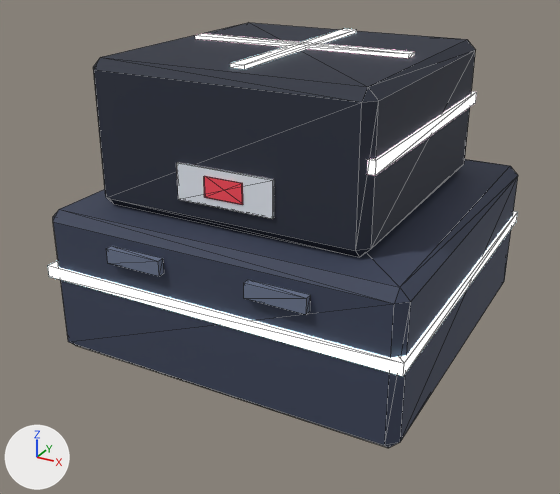
The glTF model foxspy/models/kit-tokyo-crate.glb as it was, and as the next commit left it.
Camera for both pictures: a 50 mm lens placed at (1.43, -2.8, 1.71), pointed at (-0.03, -0.13, 0.38). The lights are fixed; the arrows at lower left show +X, +Y and +Z. The picture after the commit comes second. Mesh edges are drawn as thin lines. Vertices at exactly the same position are counted once.

In view in the first picture: 'kit-tokyo-crate'.
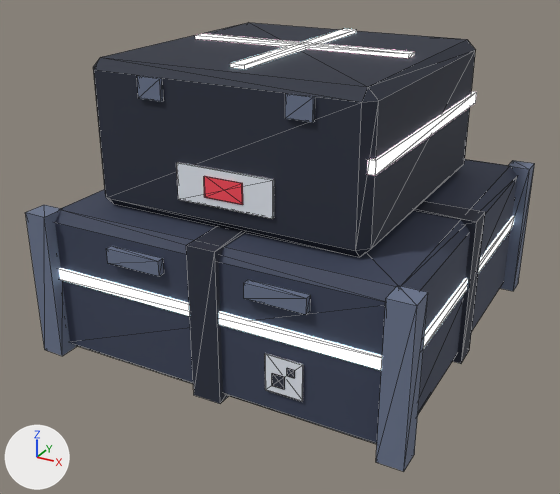
Where the change shows, as pixel boxes [x1, y1, x2, y2] in the pictures (560 x 494 px):
'kit-tokyo-crate', reshaped (8% wider)
    before: [48, 23, 518, 448]
    after: [25, 23, 535, 472]
part 1 of me_kit_tokyo_crate, added
    after: [413, 201, 485, 364]
part 2 of me_kit_tokyo_crate, added
    after: [186, 226, 246, 404]
part 3 of me_kit_tokyo_crate, added (blue)
    after: [25, 205, 77, 356]
part 4 of me_kit_tokyo_crate, added (blue)
    after: [137, 75, 163, 101]
part 5 of me_kit_tokyo_crate, added (blue)
    after: [376, 285, 428, 472]
part 6 of me_kit_tokyo_crate, added (blue)
    after: [500, 160, 535, 291]
part 7 of me_kit_tokyo_crate, added (blue)
    after: [285, 93, 315, 122]
part 8 of me_kit_tokyo_crate, added
    after: [265, 353, 303, 401]
part 9 of me_kit_tokyo_crate, added
    after: [272, 373, 285, 389]
part 10 of me_kit_tokyo_crate, added
    after: [287, 368, 295, 378]

The edits, one by one:
me_kit_tokyo_crate is used by ob_kit_tokyo_crate; location (0.0, 0.0, 0.0).
me_kit_tokyo_crate had 112 vertices, 184 faces and spanned x -0.76..0.76, y -0.78..0.76, z 0.0..1.22.
me_kit_tokyo_crate now has 200 vertices, 316 faces and spans x -0.8..0.8, y -0.8..0.8, z 0.0..1.22.
me_kit_tokyo_crate part 1: a new loose piece, a box spanning x -0.77..0.77, y -0.06..0.06, z 0.0..0.62, in mat_main.
me_kit_tokyo_crate part 2: a new loose piece, a box spanning x -0.06..0.06, y -0.77..0.77, z 0.0..0.62, in mat_main.
me_kit_tokyo_crate part 3: a new loose piece, a box spanning x -0.8..-0.7, y -0.8..-0.7, z 0.0..0.62, in mat_main.
me_kit_tokyo_crate part 4: a new loose piece, a box spanning x -0.35..-0.25, y -0.615..-0.6, z 1.08..1.16, in mat_main.
me_kit_tokyo_crate part 5: a new loose piece, a box spanning x 0.7..0.8, y -0.8..-0.7, z 0.0..0.62, in mat_main.
me_kit_tokyo_crate part 6: a new loose piece, a box spanning x 0.7..0.8, y 0.7..0.8, z 0.0..0.62, in mat_main.
me_kit_tokyo_crate part 7: a new loose piece, a box spanning x 0.25..0.35, y -0.615..-0.6, z 1.08..1.16, in mat_main.
me_kit_tokyo_crate part 8: a new loose piece, a box spanning x 0.25..0.4, y -0.762..-0.756, z 0.12..0.27, in mat_main.
me_kit_tokyo_crate part 9: a new loose piece, a box spanning x 0.28..0.33, y -0.766..-0.762, z 0.15..0.2, in mat_main.
me_kit_tokyo_crate part 10: a new loose piece, a box spanning x 0.34..0.37, y -0.766..-0.762, z 0.21..0.24, in mat_main.
Other edits to the shape of me_kit_tokyo_crate do not show in these pictures.
